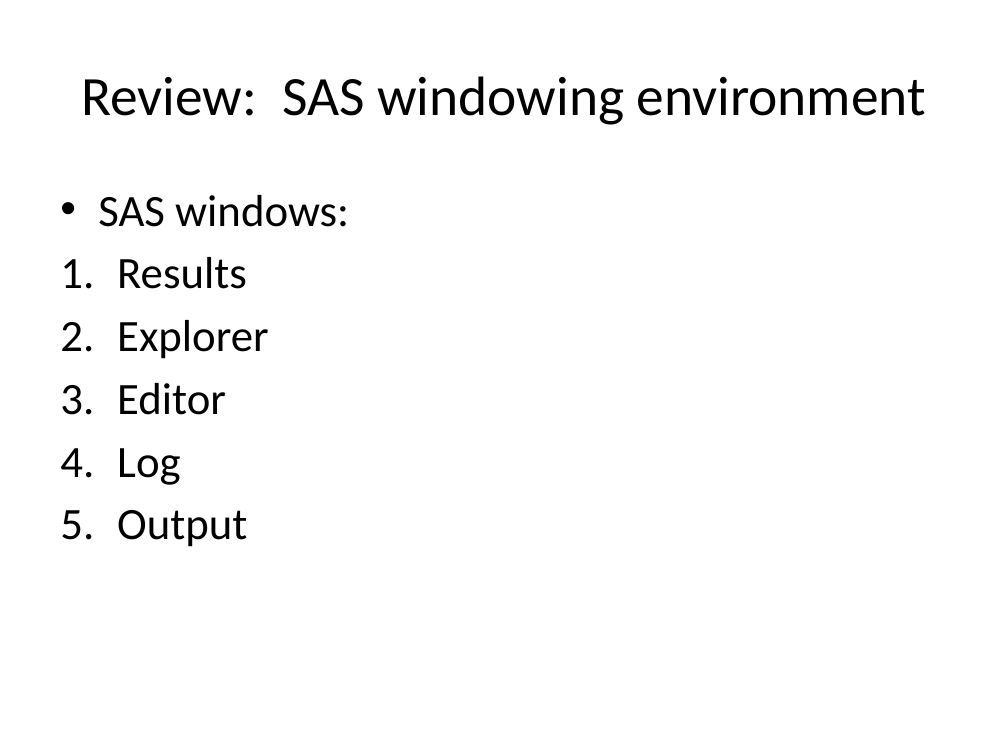
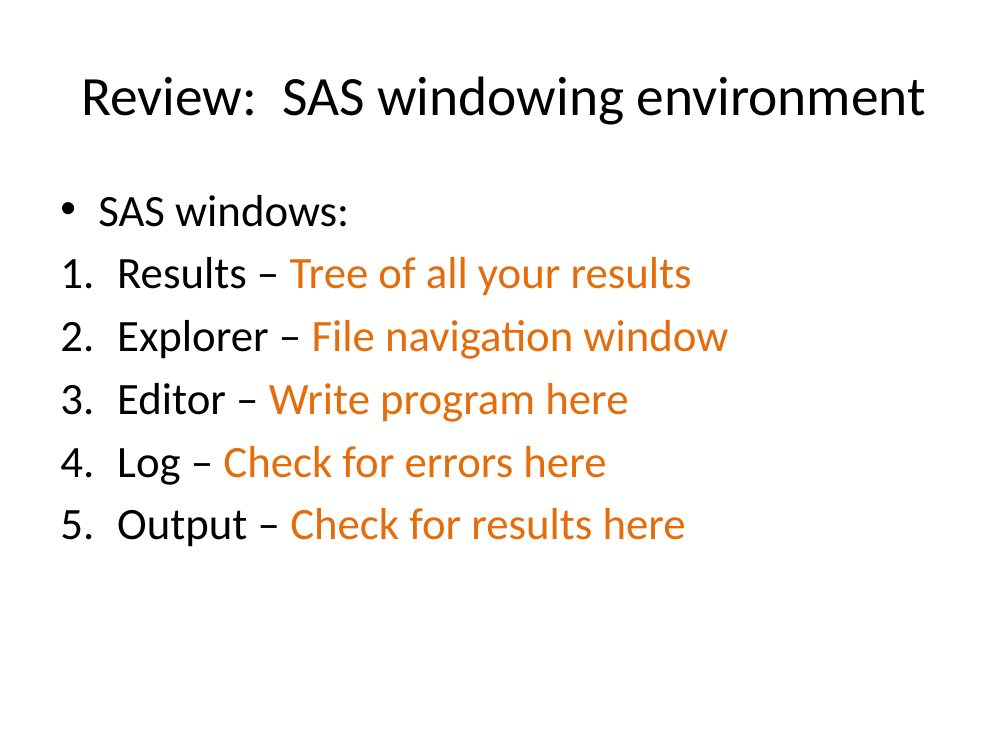
Before and after one commit to CUNYSPHCode/IntroSAS, a slide deck: slide 6 of Session2/Session2_MRamos.pptx (slide 5 before the commit). Drawn at 1008x756 pixels with LibreOffice and Linux fonts; fonts in the diff are those of the drawing. Boxes give left, top, right and bottom in pixels: in the first picture for what was removed or moved away, otherwise in the second. Text is boxed around its words. In the diff, an @@ line names an element or a change of style, - is before the commit and + after.

```diff
--- a/Session2/Session2_MRamos.pptx
+++ b/Session2/Session2_MRamos.pptx
@@ text at [117, 257, 728, 547]: text changed; text colour #000000 to #E46C0A @@
-1. Results
-2. Explorer
-3. Editor
-4. Log
-5. Output
+1. Results – Tree of all your results
+2. Explorer – File navigation window
+3. Editor – Write program here
+4. Log – Check for errors here
+5. Output – Check for results here
```
Also in this commit, not shown: 5 other slides changed, 1 slide added, 1 other file.
